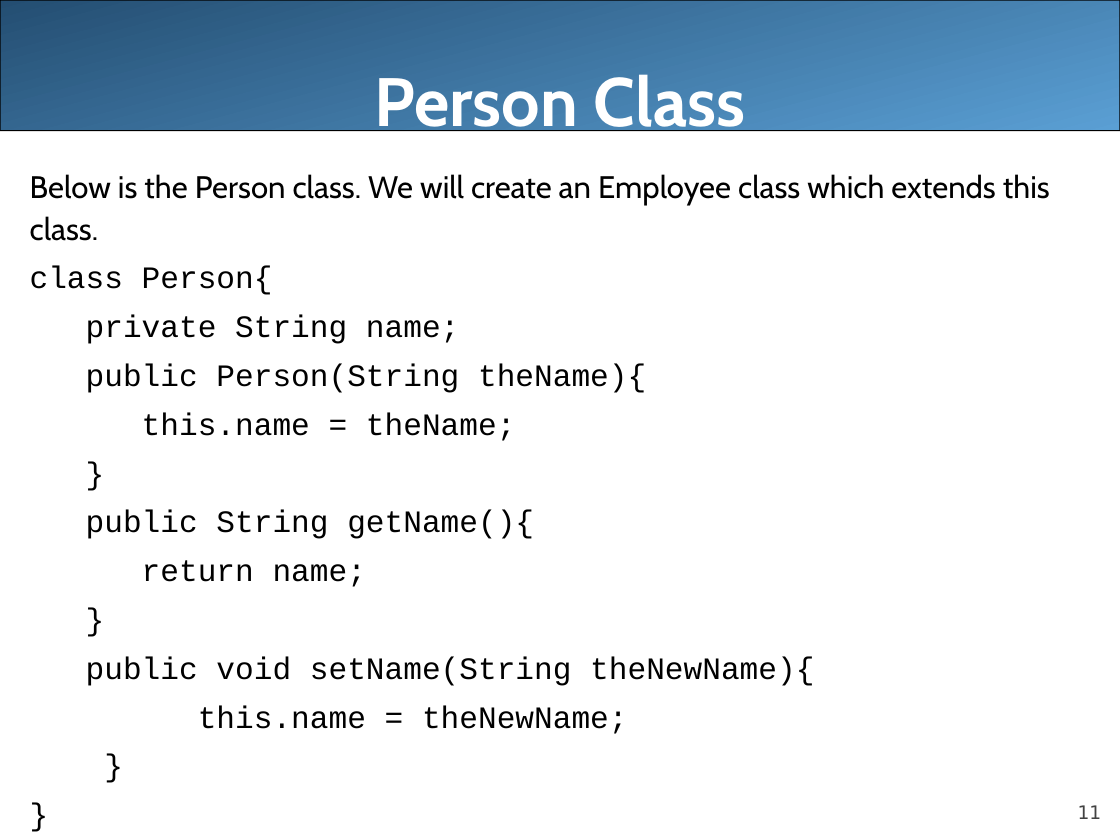
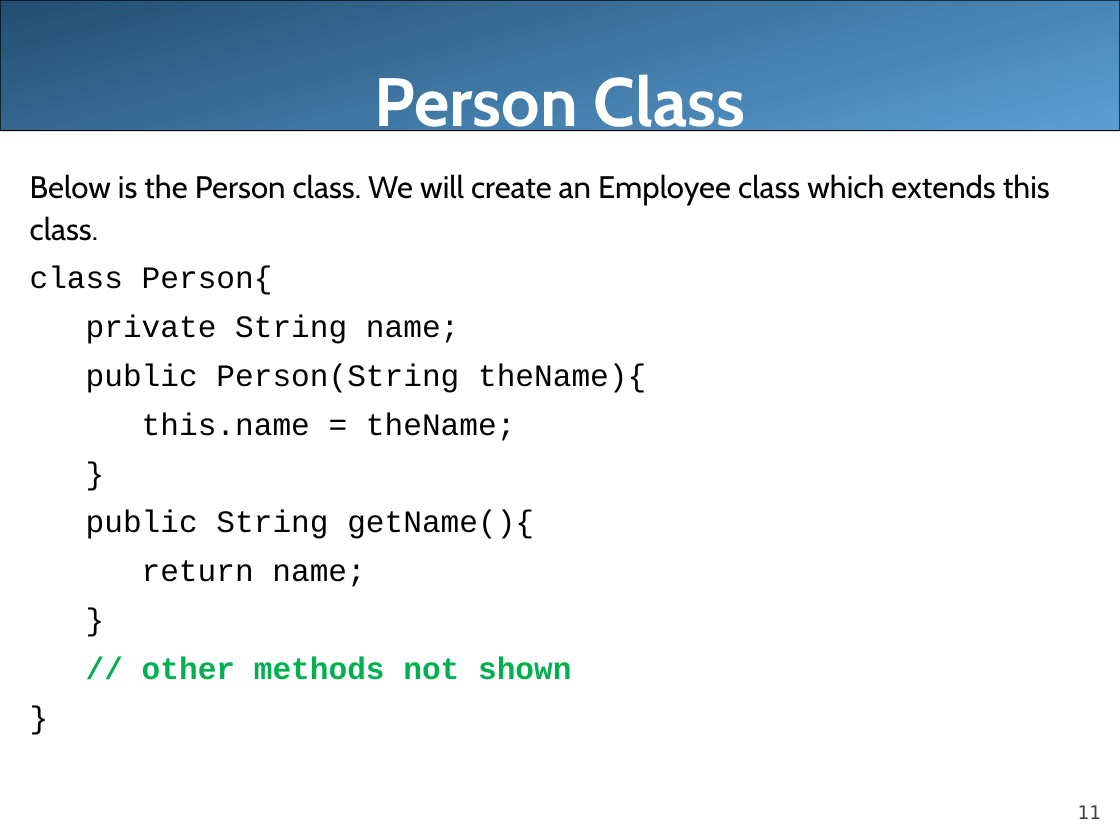
Before and after one commit to LongBaoNguyen/longbaonguyen.github.io, a slide deck: slide 11 of courses/apcsa/lecture21.ppt. Drawn at 1120x840 pixels with LibreOffice and Linux fonts; fonts in the diff are those of the drawing. Boxes give left, top, right and bottom in pixels: in the first picture for what was removed or moved away, otherwise in the second. Text is boxed around its words. In the diff, an @@ line names an element or a change of style, - is before the commit and + after.

```diff
--- a/courses/apcsa/lecture21.ppt
+++ b/courses/apcsa/lecture21.ppt
@@ text at (x1=30, y1=174, x2=1050, y2=680): paragraph removed @@
-}
@@ text at (x1=142, y1=656, x2=571, y2=680): text changed; text colour #000000 to #00B050; bold on @@
-public void setName(String theNewName){
-this.name = theNewName;
+// other methods not shown
```
Also in this commit, not shown: 10 other slides changed, 14 slides added, 9 slides removed, 5 other files.
